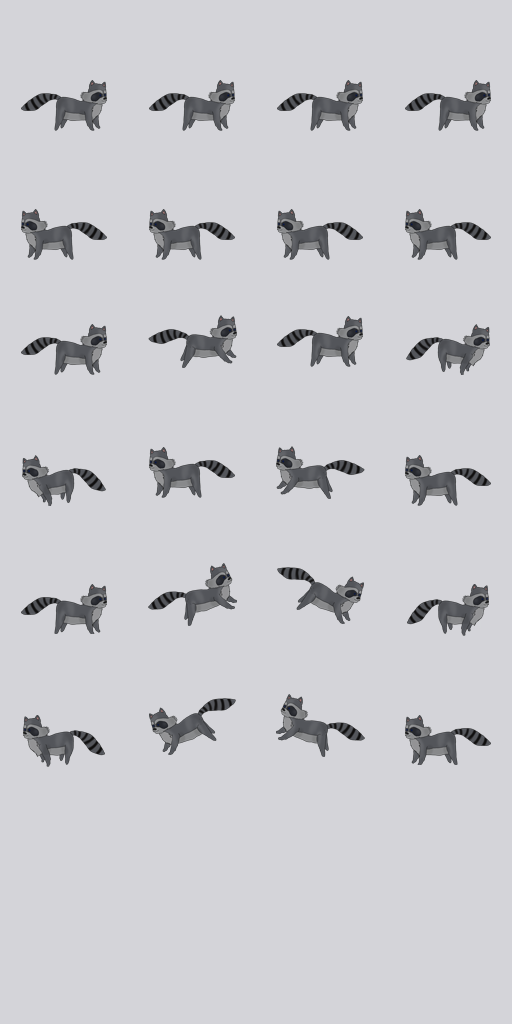
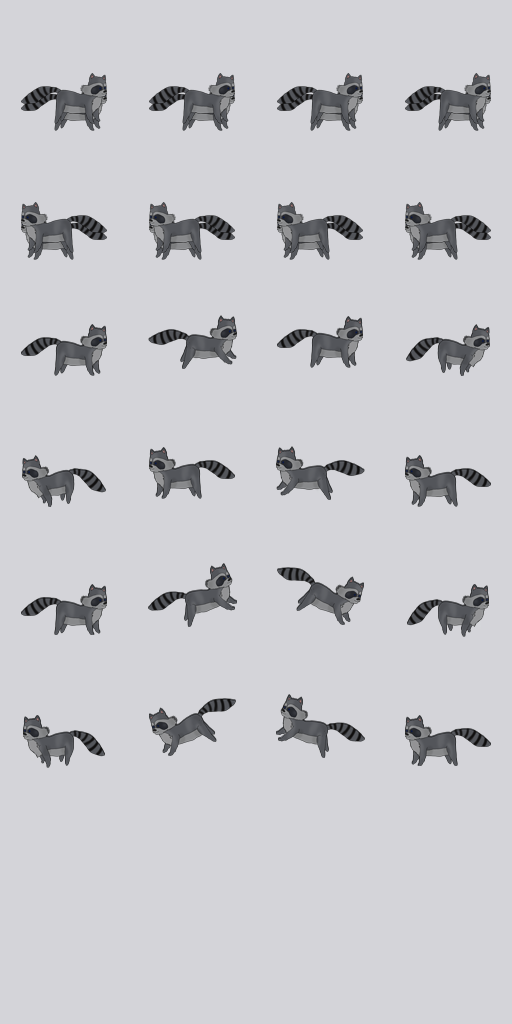
Two versions of the same layered image (512×1024). Layer-by-layer changes:
showed "Layer 2" over [21, 73, 491, 768]
